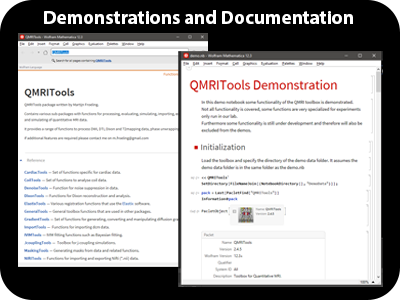
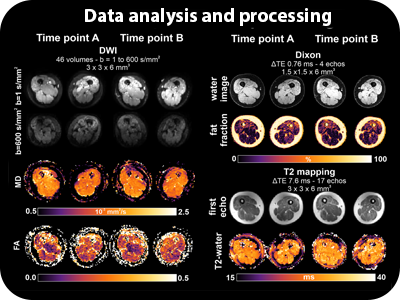
Revision of a layered (400, 300) image; what changed, layer by layer:
showed "Layer 3" over 8, 8, 392, 291
removed layer "Layer 4" over 178, 51, 383, 287
removed layer "Layer 5" over 18, 33, 208, 267
hid "Layer 3 copy", moved it above "Demonstrations and Documentation", painted on it over 8, 8, 392, 291
hid "Demonstrations and Documentation" over 44, 10, 353, 24
